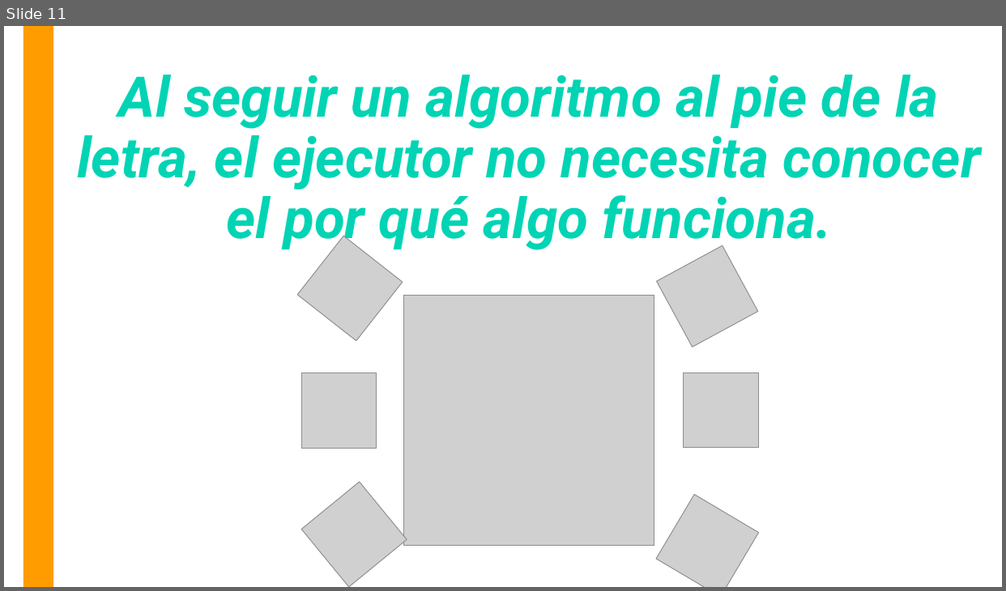
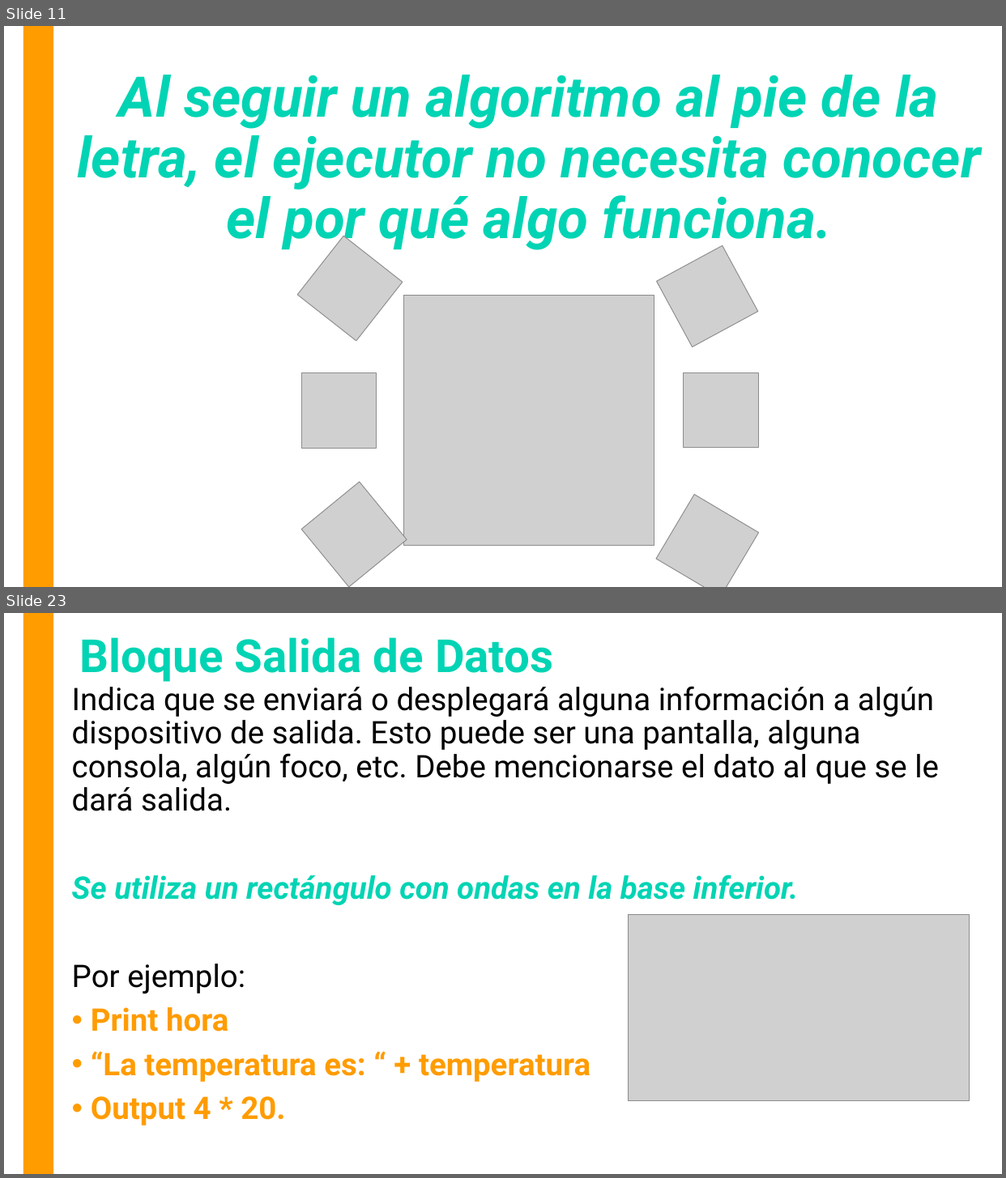
Before and after one commit to OMardil/INFO1_MOD4-Intro-a-Java, a slide deck: 01 Presentacion/INFO1_MOD4-Algoritmos_y_Diagramas.pptx. Shown one above the other, each under a label of ours: slide 11 before the commit, slides 11 and 23 after it; the slides between them are not shown. The pictures are 1006x591 and 1006x1178 pixels, drawn with LibreOffice and Linux fonts; fonts in the diff are those of the drawing; grey boxes stand for pictures. Boxes give left, top, right and bottom in pixels: in the first picture for what was removed or moved away, otherwise in the second. Text is boxed around its words. In the diff, an @@ line names an element or a change of style, - is before the commit and + after.

```diff
--- a/01 Presentacion/INFO1_MOD4-Algoritmos_y_Diagramas.pptx
+++ b/01 Presentacion/INFO1_MOD4-Algoritmos_y_Diagramas.pptx
@@ slide 23 added at box(4, 613, 1002, 1174), background #FFFFFF; not listed: 1 template element that a slide beside it also shows @@
@@ text added at box(80, 637, 553, 682), 44 pt, text #01D4B4, bold @@
+Bloque Salida de Datos
@@ text added at box(72, 686, 939, 1126), 30 pt, text #000000 @@
+Indica que se enviará o desplegará alguna información a algún dispositivo de salida. Esto puede ser una pantalla, alguna consola, algún foco, etc. Debe mencionarse el dato al que se le dará salida.
+Se utiliza un rectángulo con ondas en la base inferior.
+Por ejemplo:
+• Print hora
+• “La temperatura es: “ + temperatura
+• Output 4 * 20.
@@ picture added at box(628, 914, 969, 1101) @@
```
Also in this commit, not shown: 19 other slides added.
